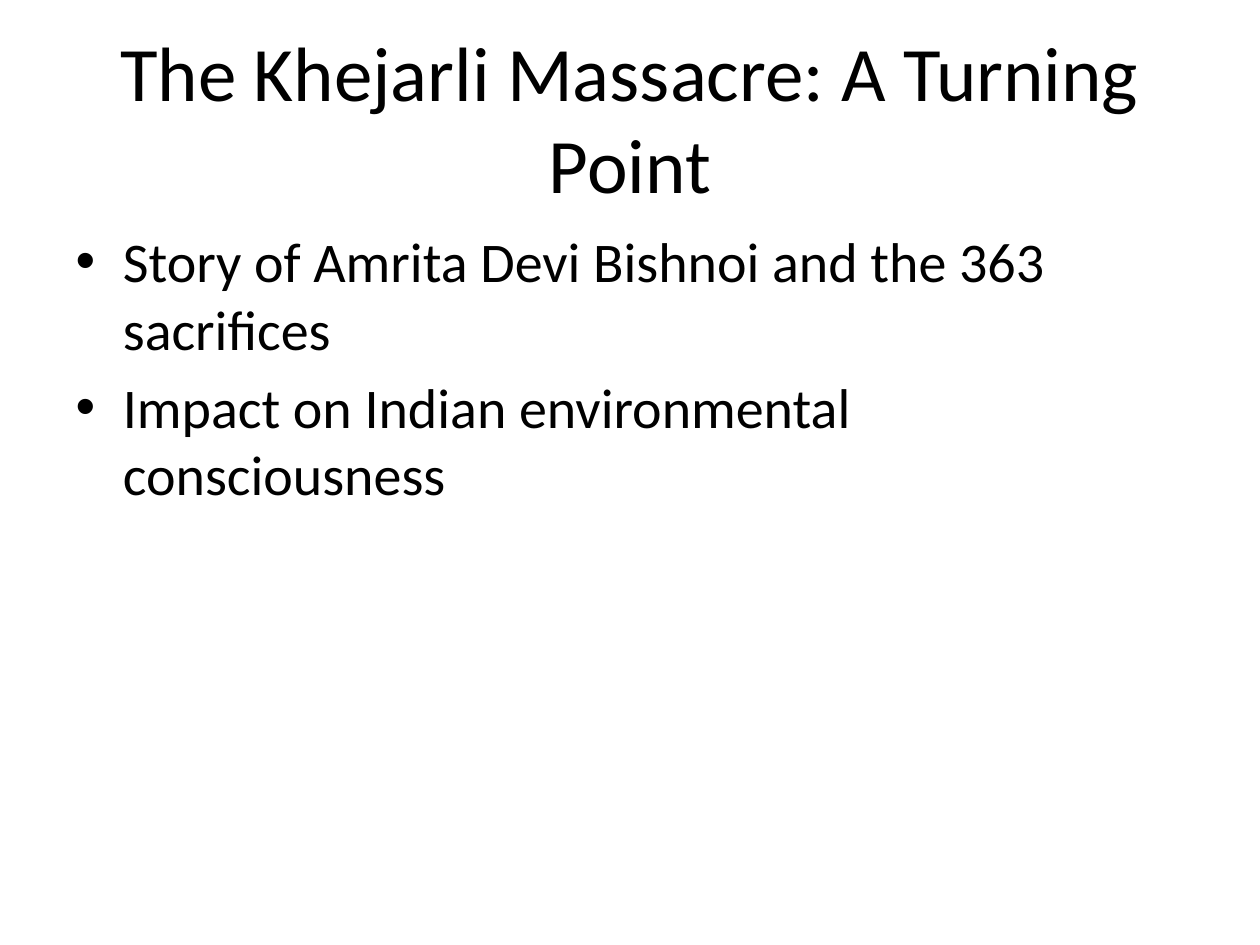
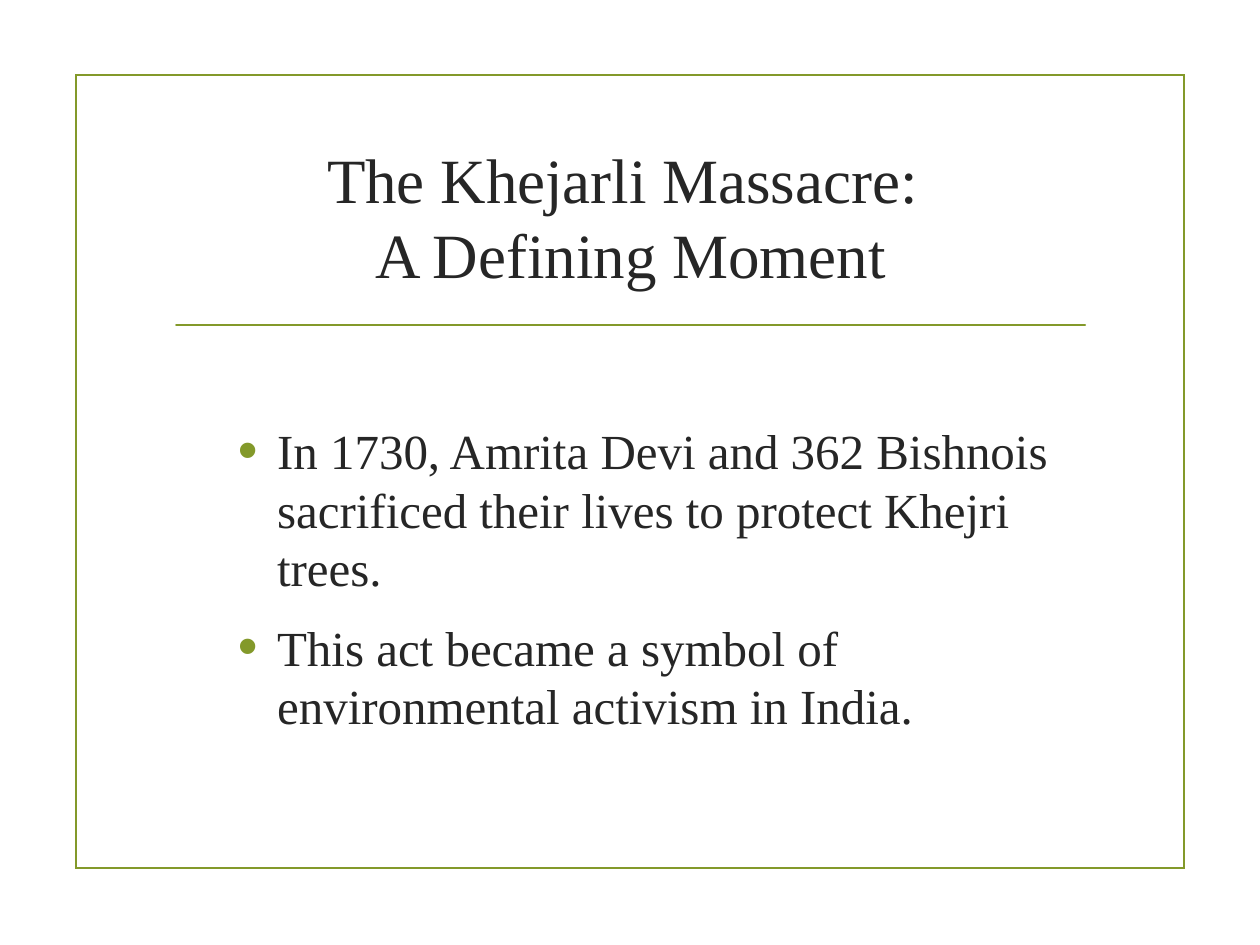
Before and after one commit to imvickykumar999/Visual-Basic-Analysis-PowerPoint, a slide deck: slide 5 of chatgpt4/Bishnoi_Movement_Presentation.pptx. Drawn at 1260x945 pixels with LibreOffice and Linux fonts; fonts in the diff are those of the drawing; background and template pictures are left out. Boxes give left, top, right and bottom in pixels: in the first picture for what was removed or moved away, otherwise in the second. Text is boxed around its words. In the diff, an @@ line names an element or a change of style, - is before the commit and + after.

```diff
--- a/chatgpt4/Bishnoi_Movement_Presentation.pptx
+++ b/chatgpt4/Bishnoi_Movement_Presentation.pptx
@@ rectangle added at (x1=77, y1=74, x2=1184, y2=868), outline #83992A 1.25 pt @@
@@ title at (x1=327, y1=159, x2=918, y2=291): text changed; size 44 to 36 pt; font Calibri to Times New Roman; text colour #000000 to #262626 @@
-The Khejarli Massacre: A Turning Point
+The Khejarli Massacre:
+A Defining Moment
@@ line added from (176, 325) to (1085, 325), #83992A 1.25 pt @@
@@ text at (x1=277, y1=435, x2=1047, y2=725): text changed; size 32 to 28 pt; font Calibri to Times New Roman; text colour #000000 to #262626 @@
-• Story of Amrita Devi Bishnoi and the 363 sacrifices
-• Impact on Indian environmental consciousness
+  • In 1730, Amrita Devi and 362 Bishnois sacrificed their lives to protect Khejri trees.
+  • This act became a symbol of environmental activism in India.
```
Also in this commit, not shown: 5 other slides changed, 4 slides added, 4 slides removed.
